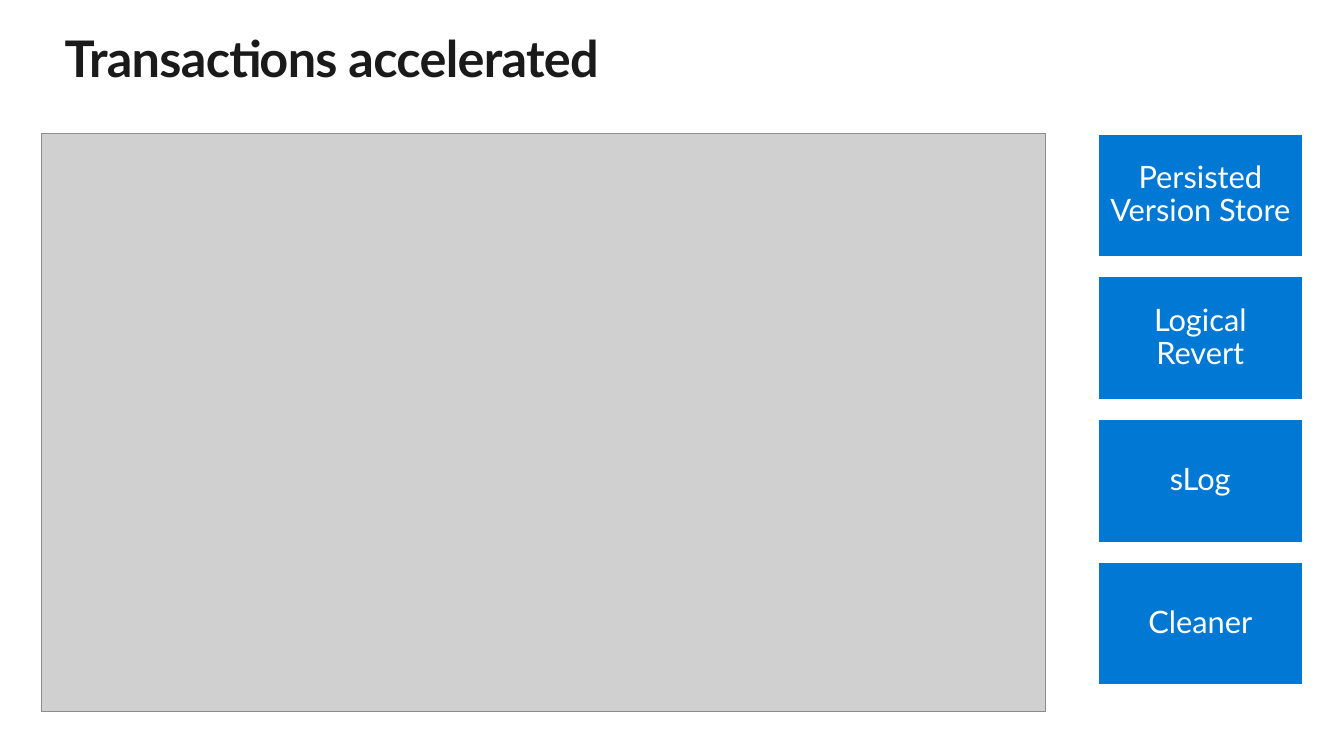
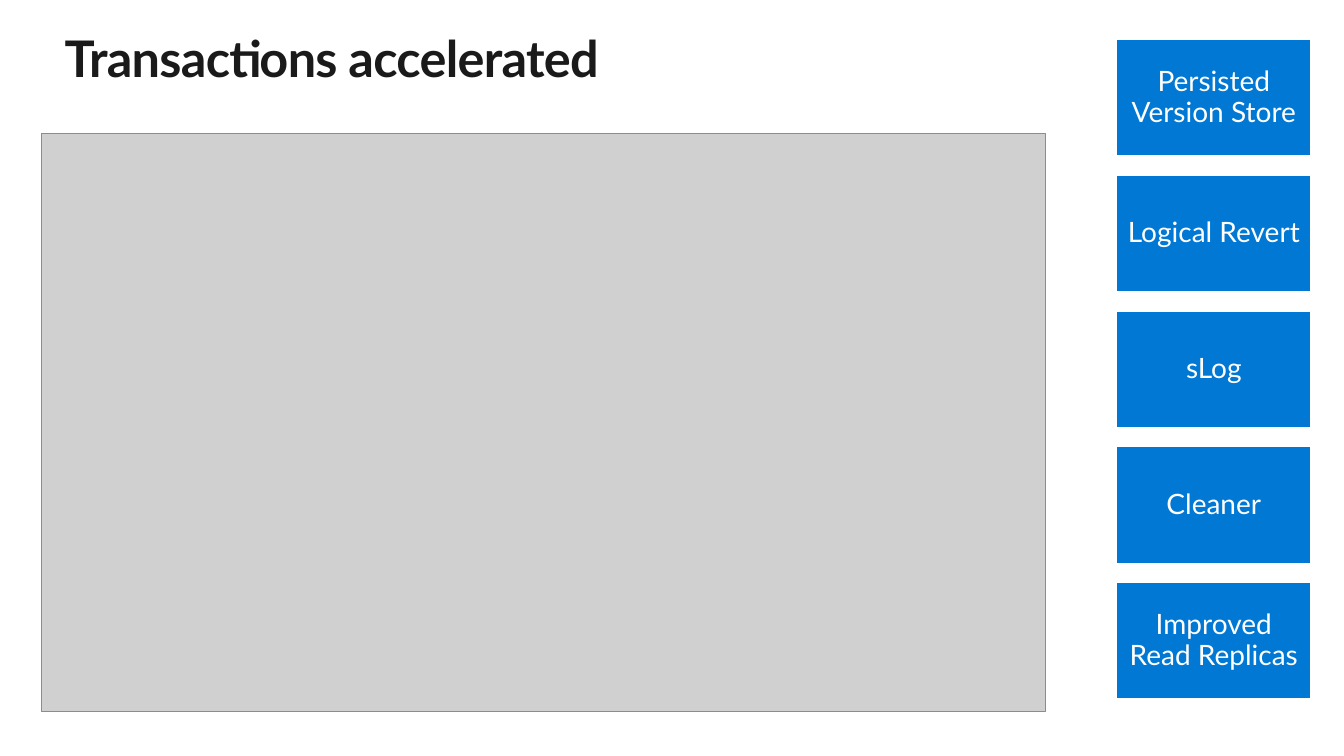
Before and after one commit to microsoft/sqlworkshops, a slide deck: slide 13 of sql2019lab/slides/SQL Server 2019 Modern Data Platform.pptx. Drawn at 1344x756 pixels with LibreOffice and Linux fonts; fonts in the diff are those of the drawing; grey boxes stand for pictures; background and template pictures are left out. Boxes give left, top, right and bottom in pixels: in the first picture for what was removed or moved away, otherwise in the second. Text is boxed around its words. In the diff, an @@ line names an element or a change of style, - is before the commit and + after.

Commit message:
Small slide change for ADR

```diff
--- a/sql2019lab/slides/SQL Server 2019 Modern Data Platform.pptx
+++ b/sql2019lab/slides/SQL Server 2019 Modern Data Platform.pptx
@@ text "Persisted Version Store": place and size @@
-text "Persisted Version Store" at box(1110, 165, 1290, 222)
+text "Persisted Version Store" at box(1132, 70, 1296, 123)
@@ rectangle added at box(1117, 39, 1311, 155), fill #0078D4, outline #FFFFFF 0.85 pt @@
@@ text "Logical Revert": place and size @@
-text "Logical Revert" at box(1154, 308, 1247, 365)
+text "Logical Revert" at box(1128, 221, 1299, 247)
@@ rectangle: place and size @@
-rectangle at box(1099, 134, 1303, 256)
+rectangle at box(1117, 175, 1311, 291)
@@ text "sLog": place and size @@
-text "sLog" at box(1170, 468, 1231, 496)
+text "sLog" at box(1186, 358, 1242, 383)
@@ rectangle: place and size @@
-rectangle at box(1099, 277, 1303, 399)
+rectangle at box(1117, 312, 1311, 427)
@@ size 22 to 20 pt in 4 elements at box(1132, 70, 1296, 123), box(1128, 221, 1299, 247), box(1186, 358, 1242, 383), box(1166, 493, 1261, 515) @@
@@ text "Cleaner": place and size @@
-text "Cleaner" at box(1148, 610, 1252, 634)
+text "Cleaner" at box(1166, 493, 1261, 515)
@@ rectangle: place and size @@
-rectangle at box(1099, 419, 1303, 541)
+rectangle at box(1117, 447, 1311, 563)
@@ rectangle: place and size @@
-rectangle at box(1099, 563, 1303, 685)
+rectangle at box(1117, 583, 1311, 699)
@@ text added at box(1130, 613, 1298, 670), 20 pt, text #FFFFFF @@
+Improved Read Replicas
```
Also in this commit, not shown: 1 other file.
